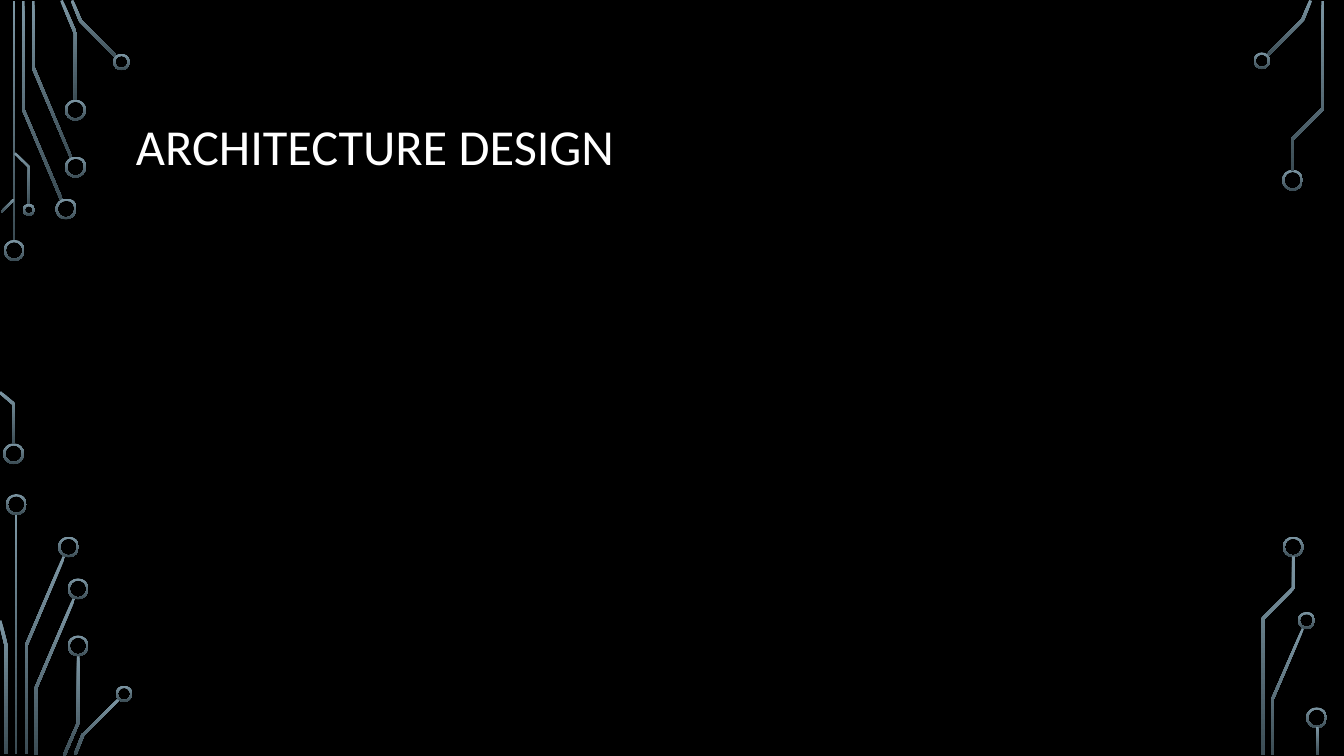
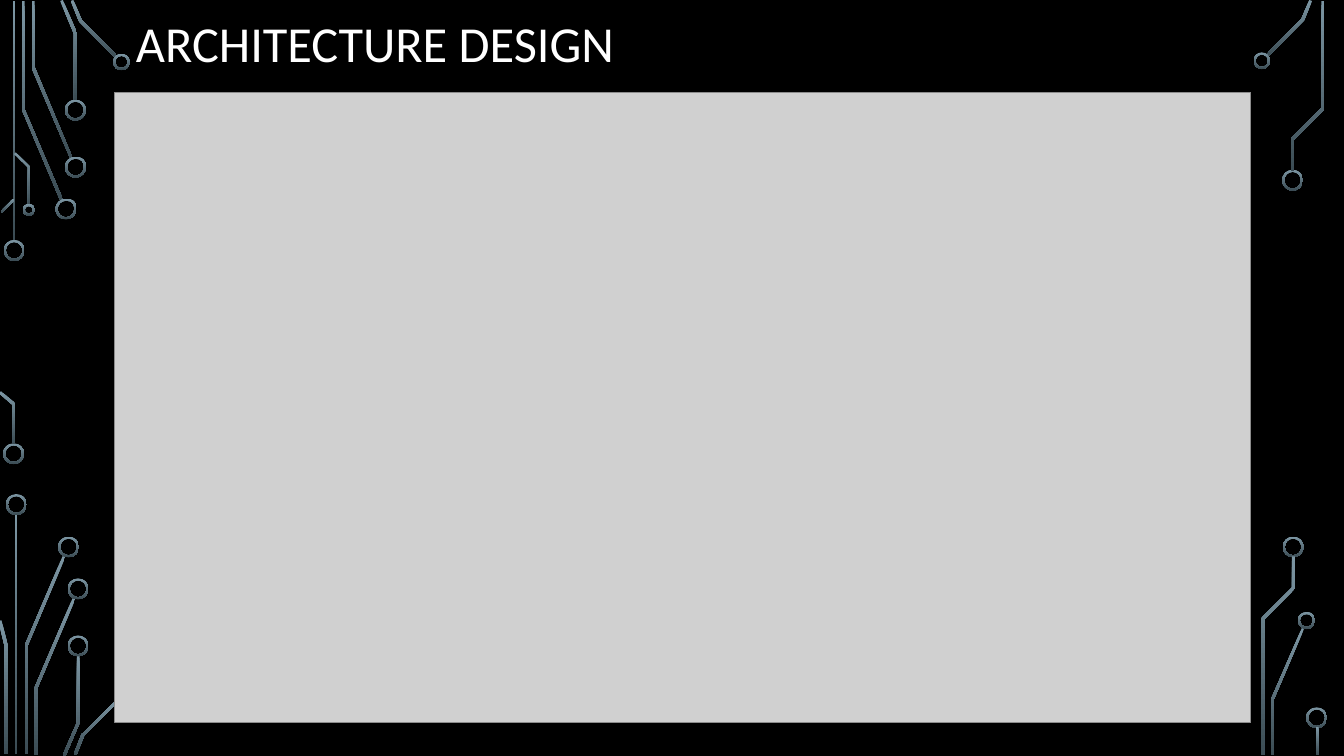
Before and after one commit to KBarros2014/TEAMB, a slide deck: slide 2 of site/Presentation doc/Php assignment.pptx. Drawn at 1344x756 pixels with LibreOffice and Linux fonts; fonts in the diff are those of the drawing; grey boxes stand for pictures; background and template pictures are left out. Boxes give left, top, right and bottom in pixels: in the first picture for what was removed or moved away, otherwise in the second. Text is boxed around its words. In the diff, an @@ line names an element or a change of style, - is before the commit and + after.

Commit message:
Presentation doc
Worked on Architecture Design. On 2nd slide in a pictorial
representation I explained about MVC Architecture and in 3rd slide it
gives a basic architecture explanation about uri's and html pages for
categories.

```diff
--- a/site/Presentation doc/Php assignment.pptx
+++ b/site/Presentation doc/Php assignment.pptx
@@ title "ARCHITECTURE DESIGN": place and size @@
-title "ARCHITECTURE DESIGN" at <box>136,132,614,166</box>
+title "ARCHITECTURE DESIGN" at <box>136,29,614,63</box>
@@ picture added at <box>115,93,1251,723</box> @@
```
Also in this commit, not shown: 1 slide added.
